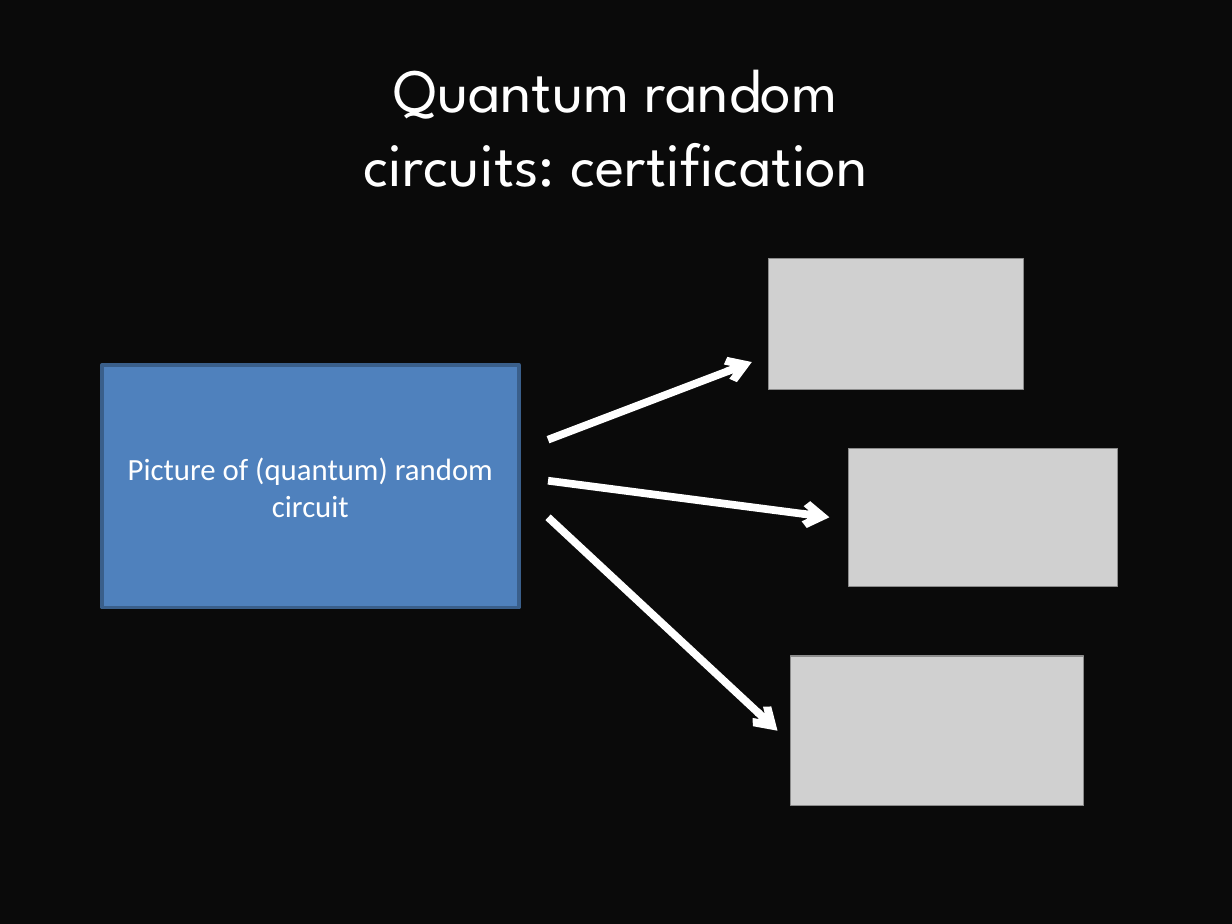
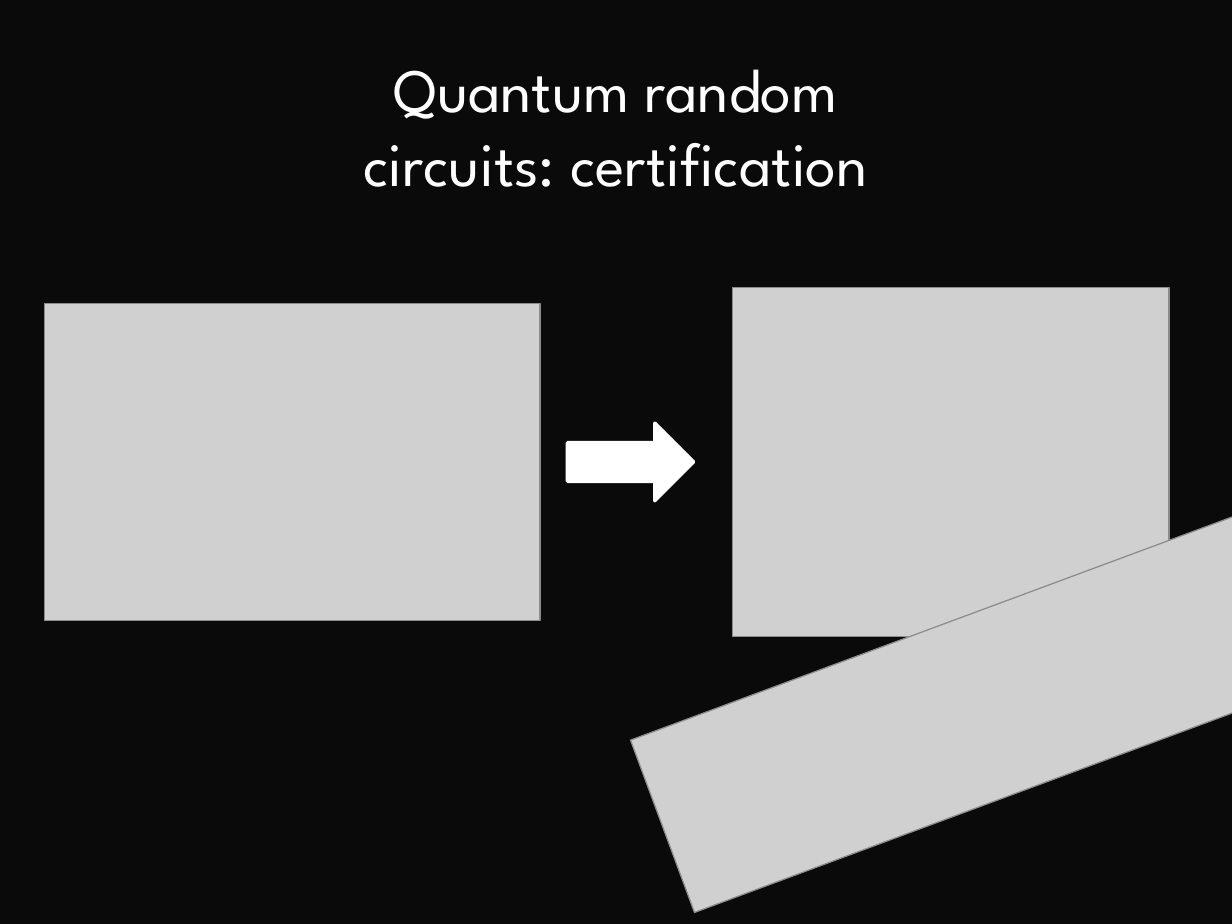
Before and after one commit to CDL-Quantum/CohortProject_2021, a slide deck: slide 3 of Week1_Trapped_Ions/archive/presentation_for_video.pptx. Drawn at 1232x924 pixels with LibreOffice and Linux fonts; fonts in the diff are those of the drawing; grey boxes stand for pictures; background and template pictures are left out; a plain dark background stands for a picture behind light text. Boxes give left, top, right and bottom in pixels: in the first picture for what was removed or moved away, otherwise in the second. Text is boxed around its words. In the diff, an @@ line names an element or a change of style, - is before the commit and + after.

```diff
--- a/Week1_Trapped_Ions/archive/presentation_for_video.pptx
+++ b/Week1_Trapped_Ions/archive/presentation_for_video.pptx
@@ picture removed at box(769, 259, 1024, 391) @@
@@ picture added at box(732, 287, 1168, 636) @@
@@ picture added at box(44, 303, 541, 621) @@
@@ rectangle removed at box(102, 365, 520, 607) @@
-Picture of (quantum) random circuit
@@ arrow removed from (548, 440) to (752, 362) @@
@@ right arrow added at box(568, 424, 694, 501), fill #FFFFFF, outline #FFFFFF 2 pt @@
@@ picture removed at box(849, 448, 1117, 586) @@
@@ arrow removed from (548, 480) to (829, 517) @@
@@ picture added at box(630, 500, 1232, 913) @@
@@ arrow removed from (548, 517) to (777, 731) @@
@@ picture removed at box(791, 655, 1084, 806) @@
```
Also in this commit, not shown: 4 other slides changed.
